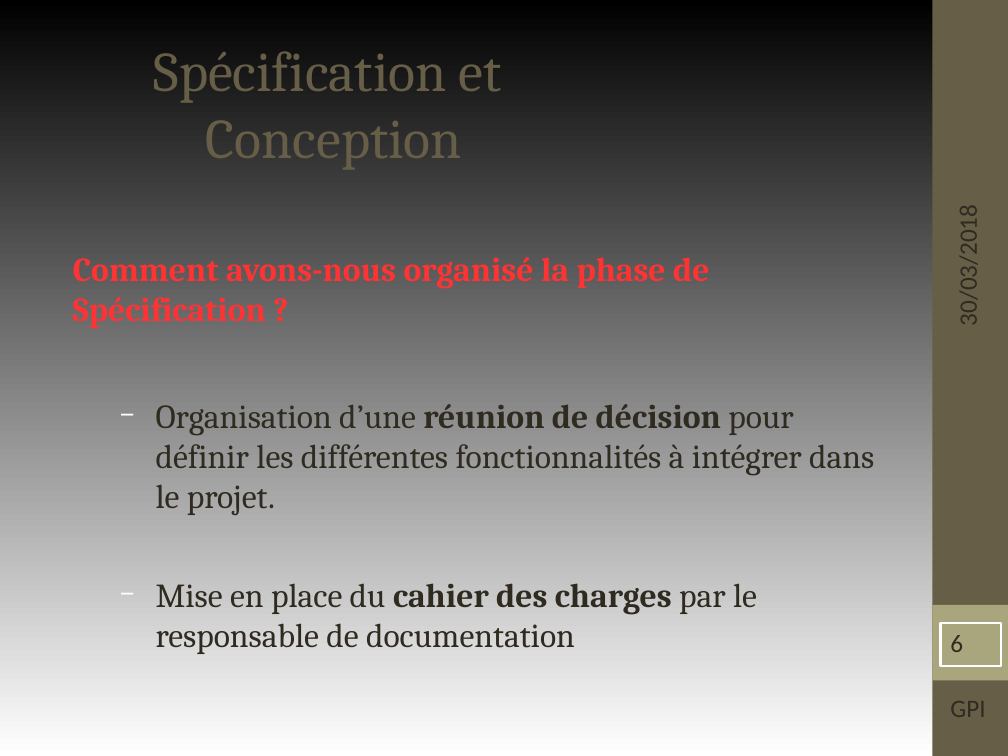
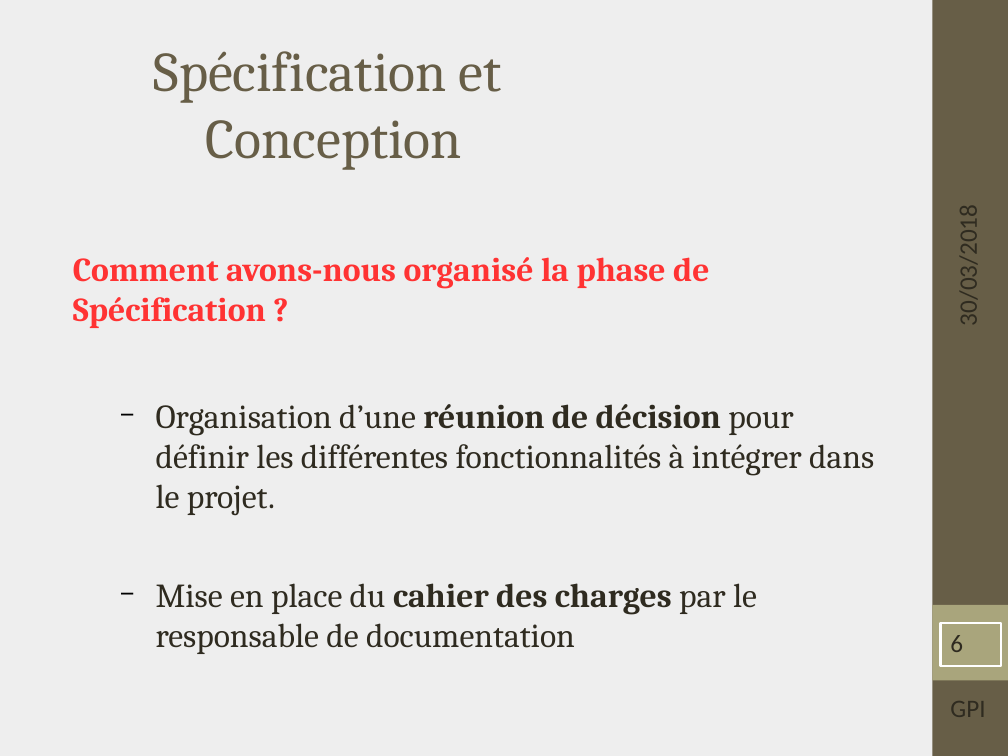
Before and after one commit to vvirole/GPI---2018---Simulation-de-Trains-Automatis-s, a slide deck: slide 6 of Documentation/Soutenance/Présentation – Gestion de Projet Informatique - TIC.odp. Drawn at 1008x756 pixels with LibreOffice and Linux fonts; fonts in the diff are those of the drawing; background and template pictures are left out. Boxes give left, top, right and bottom in pixels: in the first picture for what was removed or moved away, otherwise in the second. Text is boxed around its words. In the diff, an @@ line names an element or a change of style, - is before the commit and + after.

```diff
--- a/Documentation/Soutenance/Présentation – Gestion de Projet Informatique - TIC.odp
+++ b/Documentation/Soutenance/Présentation – Gestion de Projet Informatique - TIC.odp
@@ background gradient #000000 to #FFFFFF to #EEEEEE @@
@@ text at [156,404,874,654]: bullet colour #FFFFFF to #000000 @@
```
Also in this commit, not shown: 12 other slides changed, 1 slide added, 1 other file.
